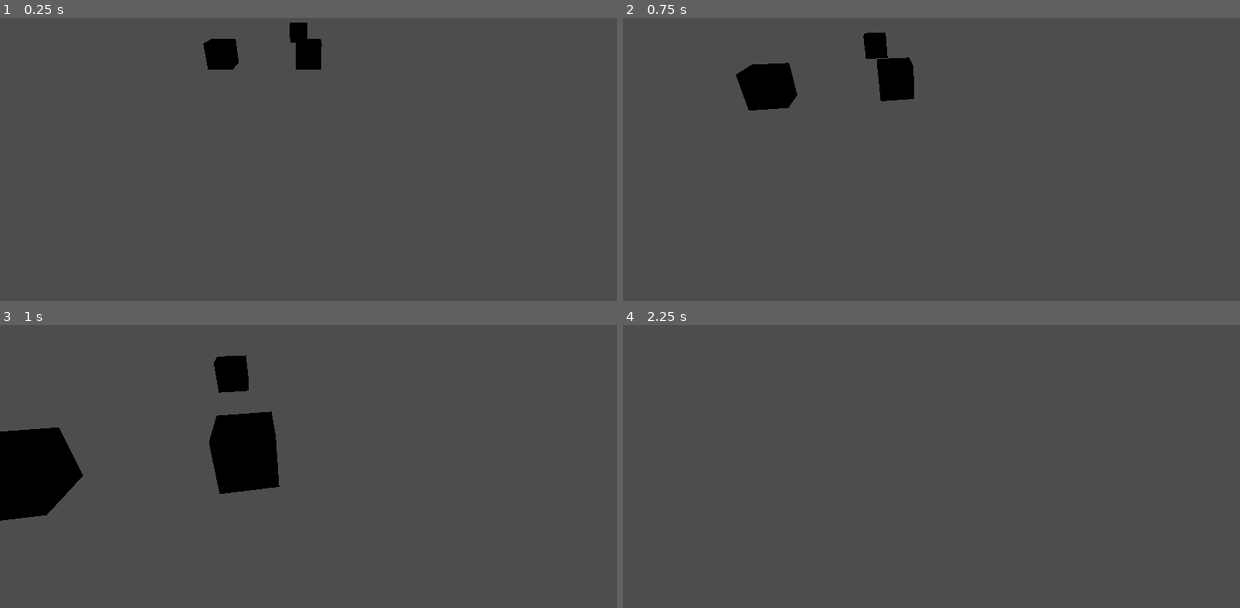
Above: before the commit, frames 1-4 (two rows, left to right).
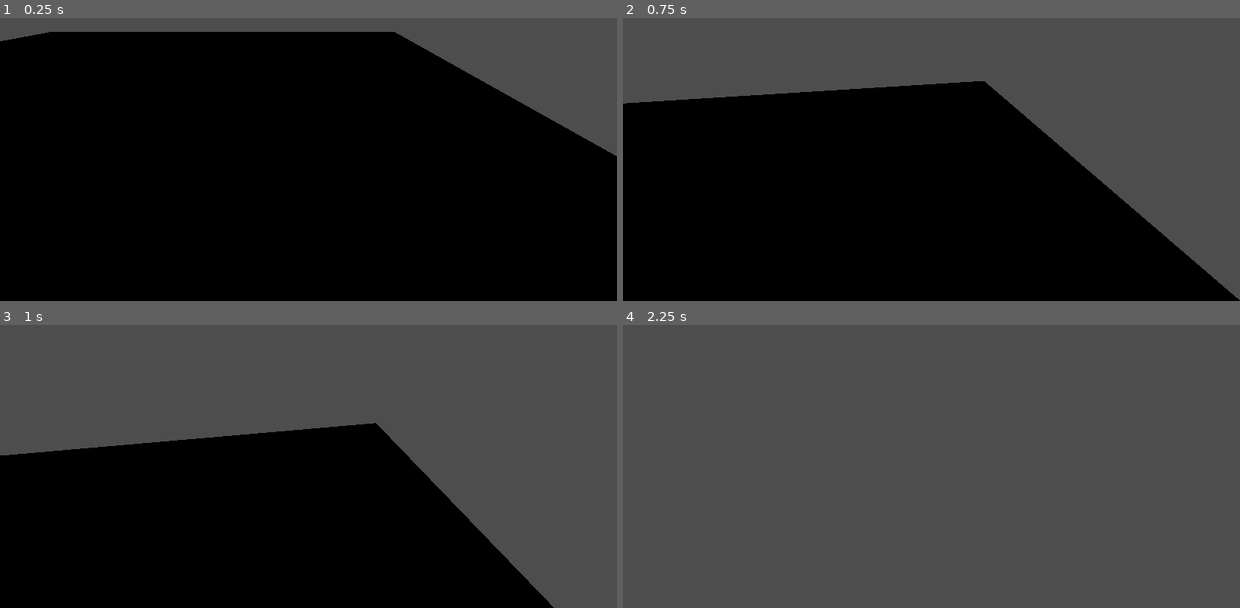
Above: after the commit, the same moments.

Repository: Screwloose-Games/brackeys-2025.1
Game: Godot game, scene res://movement_test.tscn
Two runs of this game, one before a commit and one after it. Both use one fixed random seed, a clock stepped at 60 frames per second and the inputs below.
Inputs (mouse positions are in pixels of both pictures, inside the frame that each line leads up to):
- Up to frame 1 (0.25 s): no input
- Up to frame 2 (0.75 s): tap Enter at 0.5 s; move the mouse to (962, 125) at 0.52 s; hold W (Move_Forward) from 0.53 s (still down); tap Space (Jump, bound only after the commit) at 0.6 s
- Up to frame 3 (1 s): keep holding W (Move_Forward); tap Space (Jump, bound only after the commit) at 0.77 s
- Up to frame 4 (2.25 s): keep holding W (Move_Forward); tap Space (Jump, bound only after the commit) at 1.07, 1.35, 1.52, 1.82, 2, 2.1 s; move the mouse to (900, 435) at 1.27 s; move the mouse to (943, 429) at 2.02 s

The runs differ from the first frame. In frame 1, 86% of the frame differs, in the area x 0-100%, y 1-100%; in frame 2, 60%; in frame 3, 43%; in frame 4, nothing differs.

Commit message:
Player Jumping
- Player can now hit spacebar to jump.
- Jump power in configurable in editor.

Diff:
--- a/code/player_movement.gd
+++ b/code/player_movement.gd
@@ -2,8 +2,9 @@
 
 @export var root: CharacterBody3D
 @export var speed: float
-@export var test: int
+@export var jump_power: float
 @export var mouse_sensitivity: float
+@export var fall_speed: float
 @export var camera_mount: SpringArm3D
 var target_velocity: Vector3 = Vector3.ZERO
 
@@ -12,7 +13,7 @@
 func _ready():
     Input.mouse_mode = Input.MOUSE_MODE_CAPTURED
 
-func _physics_process(_delta: float):
+func _physics_process(delta: float):
     direction = Vector3.ZERO
 
     if InputManager.input_mode == InputManager.InputMode.PLAYING:
@@ -25,6 +26,9 @@
         if Input.is_action_pressed("Move_Left"):
             direction.x -= 1
 
+        if root.is_on_floor() and Input.is_action_just_pressed("Jump"):
+            target_velocity.y = jump_power
+
     direction = direction.rotated(Vector3.UP, camera_mount.rotation.y)
 
     if direction != Vector3.ZERO:
@@ -32,6 +36,9 @@
 
     target_velocity.x = direction.x * speed
     target_velocity.z = direction.z * speed
+
+    if not root.is_on_floor():
+        target_velocity.y = target_velocity.y - (fall_speed * delta)
 
     root.velocity = target_velocity
     root.move_and_slide()
--- a/movement_test.tscn
+++ b/movement_test.tscn
@@ -1,8 +1,14 @@
-[gd_scene load_steps=3 format=3 uid="uid://dt87dmd0l0vdc"]
+[gd_scene load_steps=5 format=3 uid="uid://dt87dmd0l0vdc"]
 
 [ext_resource type="Script" uid="uid://bl50xgjufg12h" path="res://code/player_movement.gd" id="1_58akw"]
 
 [sub_resource type="CapsuleShape3D" id="CapsuleShape3D_yess8"]
+
+[sub_resource type="BoxShape3D" id="BoxShape3D_58akw"]
+size = Vector3(20, 1, 20)
+
+[sub_resource type="BoxMesh" id="BoxMesh_58akw"]
+size = Vector3(20, 1, 20)
 
 [node name="movement-test" type="Node3D"]
 
@@ -19,7 +25,9 @@
 script = ExtResource("1_58akw")
 root = NodePath("..")
 speed = 15.0
+jump_power = 20.0
 mouse_sensitivity = 0.003
+fall_speed = 75.0
 camera_mount = NodePath("../CameraMount")
 
 [node name="CameraMount" type="SpringArm3D" parent="Player"]
@@ -32,11 +40,12 @@
 transform = Transform3D(1, 0, 0, 0, 0.876441, 0.481509, 0, -0.481509, 0.876441, 0.00435829, 10.2924, 14.606)
 fov = 66.8472
 
-[node name="CSGBox3D" type="CSGBox3D" parent="."]
-transform = Transform3D(1, 0, 0, 0, 1, 0, 0, 0, 1, 0, 0, -5.85003)
+[node name="Ground" type="StaticBody3D" parent="."]
 
-[node name="CSGBox3D2" type="CSGBox3D" parent="."]
-transform = Transform3D(1, 0, 0, 0, 1, 0, 0, 0, 1, -3.52841, 0, -5.85003)
+[node name="CollisionShape3D" type="CollisionShape3D" parent="Ground"]
+transform = Transform3D(1, 0, 0, 0, 0.1, 0, 0, 0, 1, -5, 0, -1)
+shape = SubResource("BoxShape3D_58akw")
 
-[node name="CSGBox3D3" type="CSGBox3D" parent="."]
-transform = Transform3D(1, 0, 0, 0, 1, 0, 0, 0, 1, -0.567701, 0, -11.1932)
+[node name="MeshInstance3D" type="MeshInstance3D" parent="Ground"]
+transform = Transform3D(1, 0, 0, 0, 0.1, 0, 0, 0, 1, -5, 0, -1)
+mesh = SubResource("BoxMesh_58akw")
--- a/project.godot
+++ b/project.godot
@@ -54,3 +54,8 @@
 "events": [Object(InputEventKey,"resource_local_to_scene":false,"resource_name":"","device":-1,"window_id":0,"alt_press …(195 unchanged characters)…
 ]
 }
+Jump={
+"deadzone": 0.2,
+"events": [Object(InputEventKey,"resource_local_to_scene":false,"resource_name":"","device":-1,"window_id":0,"alt_pressed":false,"shift_pressed":false,"ctrl_pressed":false,"meta_pressed":false,"pressed":false,"keycode":0,"physical_keycode":32,"key_label":0,"unicode":32,"location":0,"echo":false,"script":null)
+]
+}
